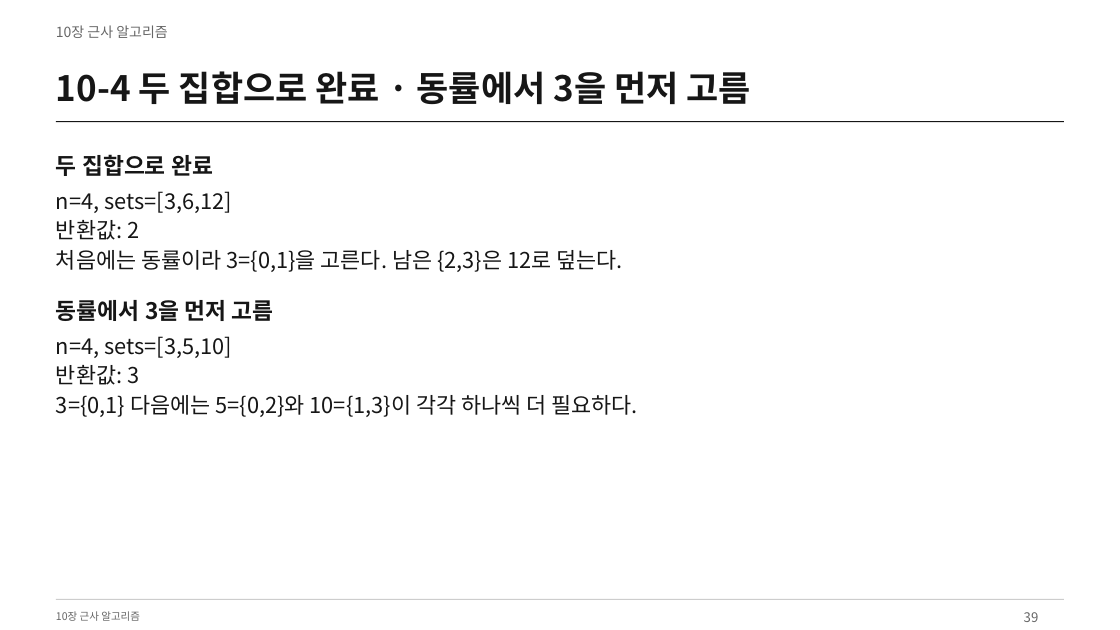
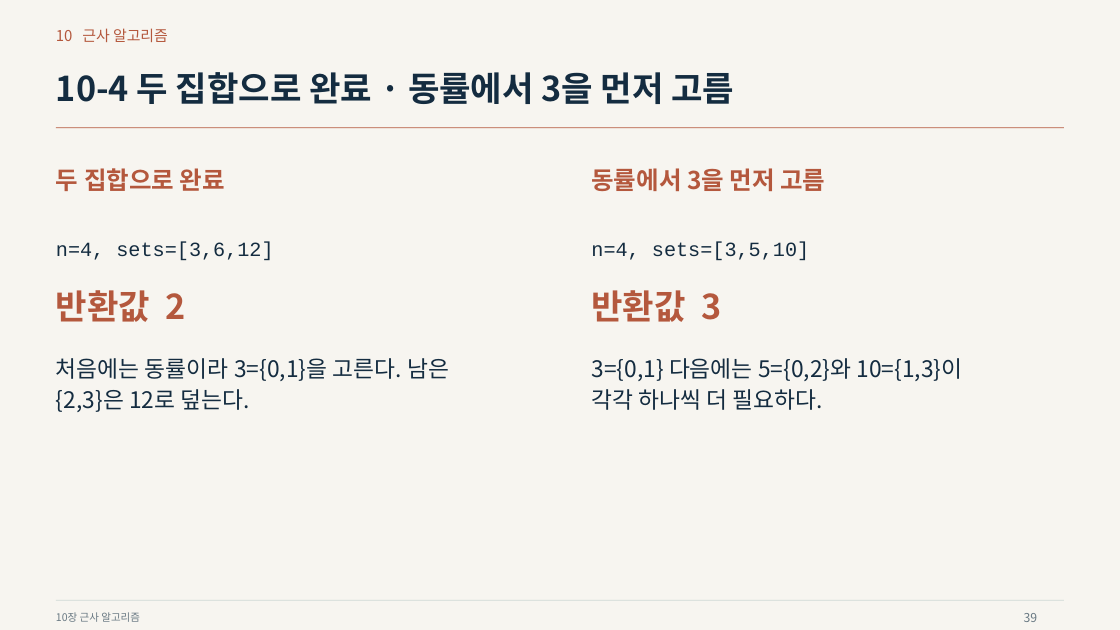
Before and after one commit to Sangdon-Park/Sangdon-Park.github.io, a slide deck: slide 39 of data/알고리즘/10장_근사_알고리즘.pptx. Drawn at 1120x630 pixels with LibreOffice and Linux fonts; fonts in the diff are those of the drawing. Boxes give left, top, right and bottom in pixels: in the first picture for what was removed or moved away, otherwise in the second. Text is boxed around its words. In the diff, an @@ line names an element or a change of style, - is before the commit and + after.

Commit message:
style: redesign final lectures with visual examples and code emphasis

```diff
--- a/data/알고리즘/10장_근사_알고리즘.pptx
+++ b/data/알고리즘/10장_근사_알고리즘.pptx
@@ background #FFFFFF to #F7F5F0 @@
@@ text at [56,28,168,42]: text changed; size 12 to 12.8 pt; text colour #666666 to #B4583D @@
-10장 근사 알고리즘
+10 근사 알고리즘
@@ text "10-4 두 집합으로 완료 · ..." at [56,72,734,104]: size 30 to 29.2 pt, text colour #161616 to #142C40 @@
@@ line moved from (56, 122) - (1065, 122) to (56, 128) - (1065, 128) @@
@@ line (56, 128) - (1065, 128): stroke #161616 0.75 pt to #B4583D 0.75 pt @@
@@ text "두 집합으로 완료": place and size @@
-text "두 집합으로 완료" at [56,154,213,176]
+text "두 집합으로 완료" at [56,168,225,191]
@@ text "두 집합으로 완료" at [56,168,225,191]: size 19.5 to 21 pt, text colour #161616 to #B4583D @@
@@ text "동률에서 3을 먼저 고름" at [591,168,825,191]: size 19.5 to 21 pt, text colour #161616 to #B4583D @@
@@ text "동률에서 3을 먼저 고름": place and size @@
-text "동률에서 3을 먼저 고름" at [56,300,274,321]
+text "동률에서 3을 먼저 고름" at [591,168,825,191]
@@ text at [56,220,622,272]: paragraphs removed @@
-반환값: 2
-처음에는 동률이라 3={0,1}을 고른다. 남은 {2,3}은 12로 덮는다.
@@ text "n=4, sets=[3,6,12]": place and size @@
-text "n=4, sets=[3,6,12]" at [56,191,622,272]
+text "n=4, sets=[3,6,12]" at [56,242,273,261]
@@ text "n=4, sets=[3,6,12]" at [56,242,273,261]: size 18.8 to 17.2 pt, font Noto Sans CJK KR to Courier New, text colour #161616 to #142C40 @@
@@ text added at [591,242,809,261], 17.2 pt, text #142C40 @@
+n=4, sets=[3,5,10]
@@ text added at [56,290,186,322], 29.2 pt, text #B4583D, bold @@
+반환값 2
@@ text added at [591,290,721,322], 29.2 pt, text #B4583D, bold @@
+반환값 3
@@ text added at [56,358,449,412], 19.5 pt, text #142C40 @@
+처음에는 동률이라 3={0,1}을 고른다. 남은
+{2,3}은 12로 덮는다.
@@ text at [591,358,963,410]: text changed; size 18.8 to 19.5 pt; text colour #161616 to #142C40 @@
-n=4, sets=[3,5,10]
-반환값: 3
-3={0,1} 다음에는 5={0,2}와 10={1,3}이 각각 하나씩 더 필요하다.
+3={0,1} 다음에는 5={0,2}와 10={1,3}이
+각각 하나씩 더 필요하다.
@@ text "10장 근사 알고리즘" at [56,612,140,622]: text colour #666666 to #697983 @@
@@ line (56, 601) - (1065, 601): stroke #CDCDCD 0.75 pt to #CFD8D5 0.75 pt @@
@@ text "39" at [1024,613,1038,622]: size 11.2 to 10.5 pt, text colour #666666 to #697983 @@
```
Also in this commit, not shown: 50 other slides changed, 13 other files.
